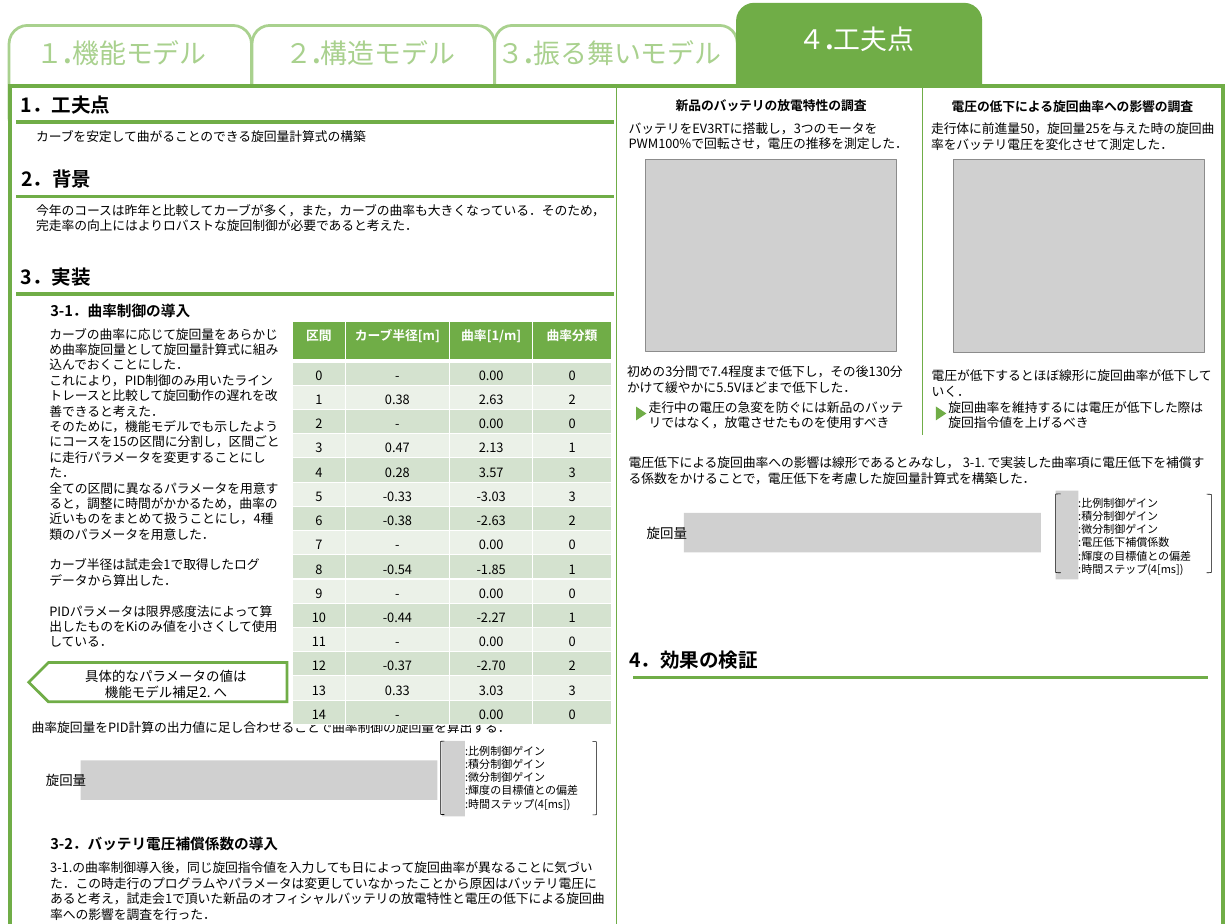
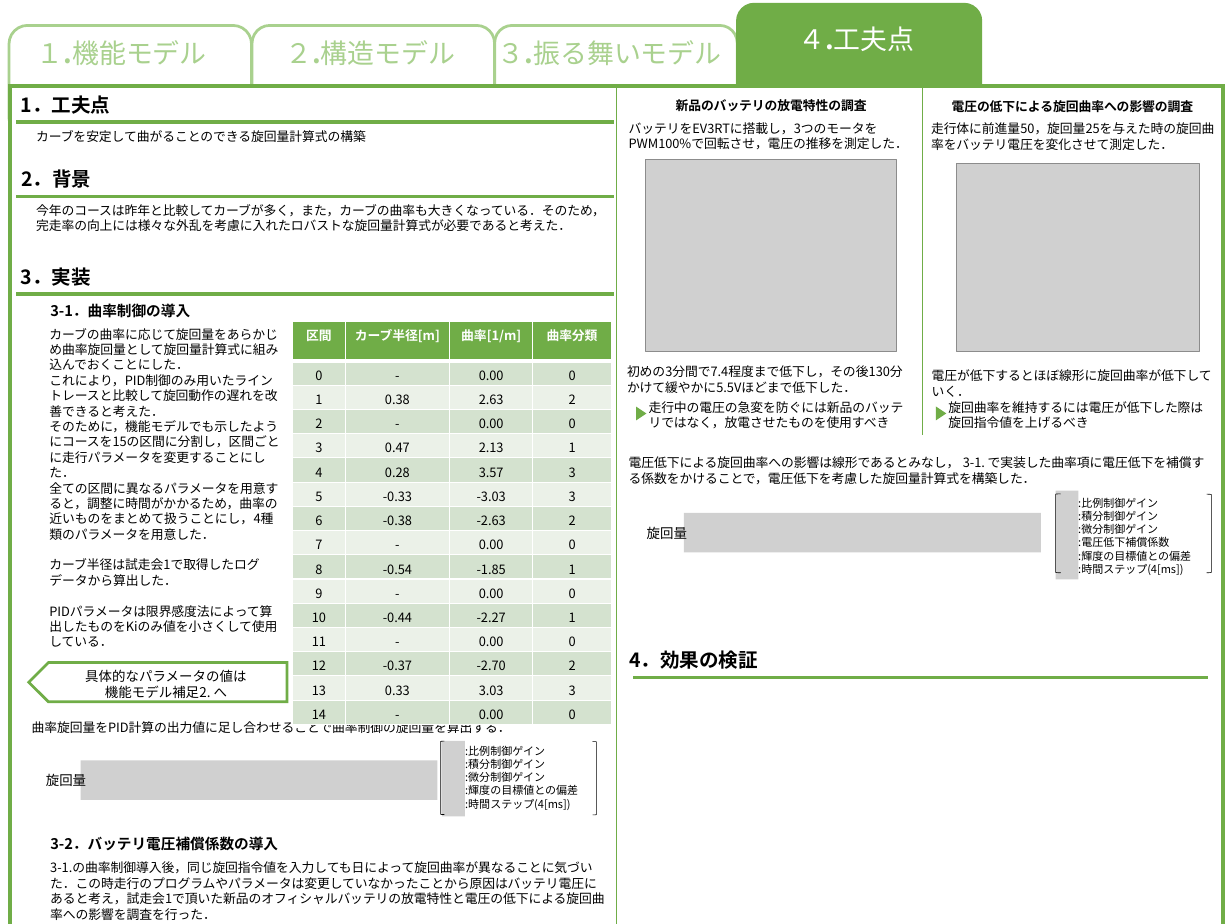
Before and after one commit to akita-lab-2019/model, a slide deck: slide 6 of 工夫点.pptx. Drawn at 1232x924 pixels with LibreOffice and Linux fonts; fonts in the diff are those of the drawing; grey boxes stand for pictures. Boxes give left, top, right and bottom in pixels: in the first picture for what was removed or moved away, otherwise in the second. Text is boxed around its words. In the diff, an @@ line names an element or a change of style, - is before the commit and + after.

Commit message:
update: 工夫点

```diff
--- a/工夫点.pptx
+++ b/工夫点.pptx
@@ picture: place and size @@
-picture at bbox=[954, 160, 1205, 353]
+picture at bbox=[957, 164, 1199, 352]
@@ text at bbox=[36, 204, 605, 231]: text changed @@
-今年のコースは昨年と比較してカーブが多く，また，カーブの曲率も大きくなっている．そのため，完走率の向上にはよりロバストな旋回制御が必要であると考えた．
+今年のコースは昨年と比較してカーブが多く，また，カーブの曲率も大きくなっている．そのため，完走率の向上には様々な外乱を考慮に入れたロバストな旋回量計算式が必要であると考えた．
```
